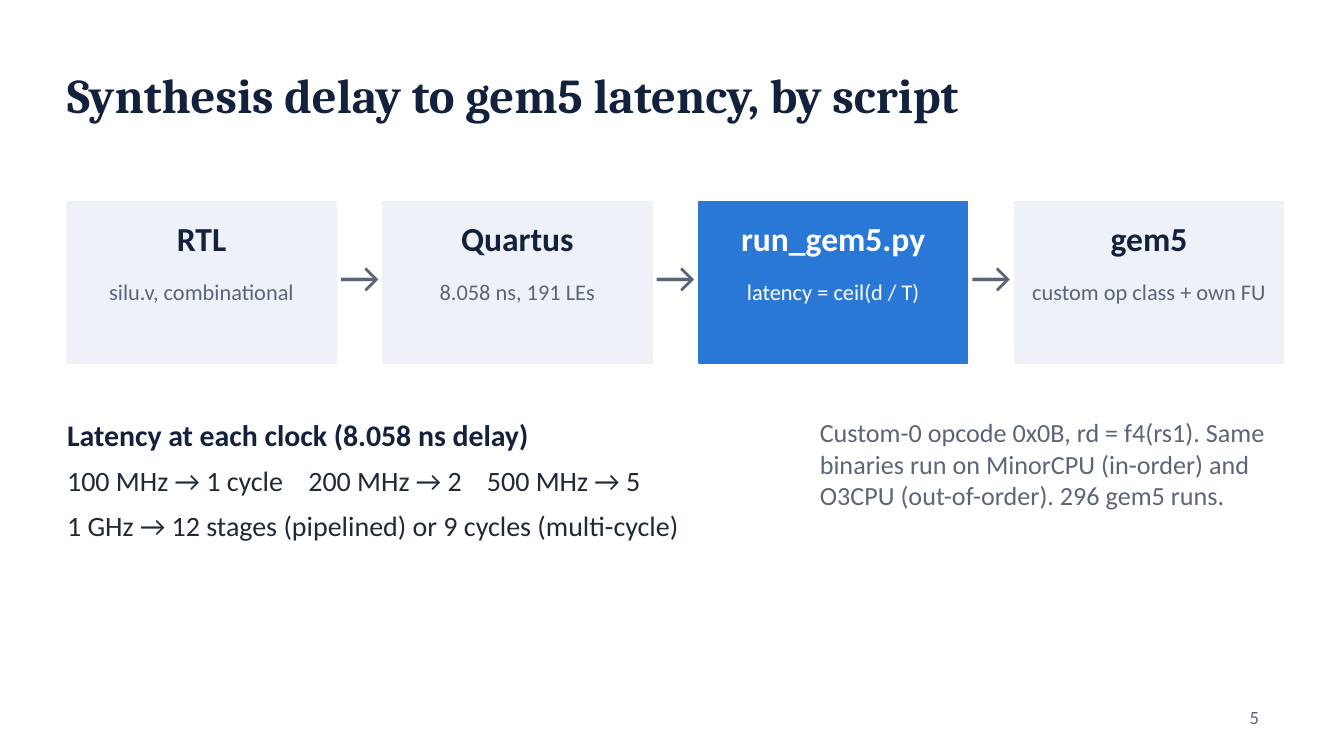
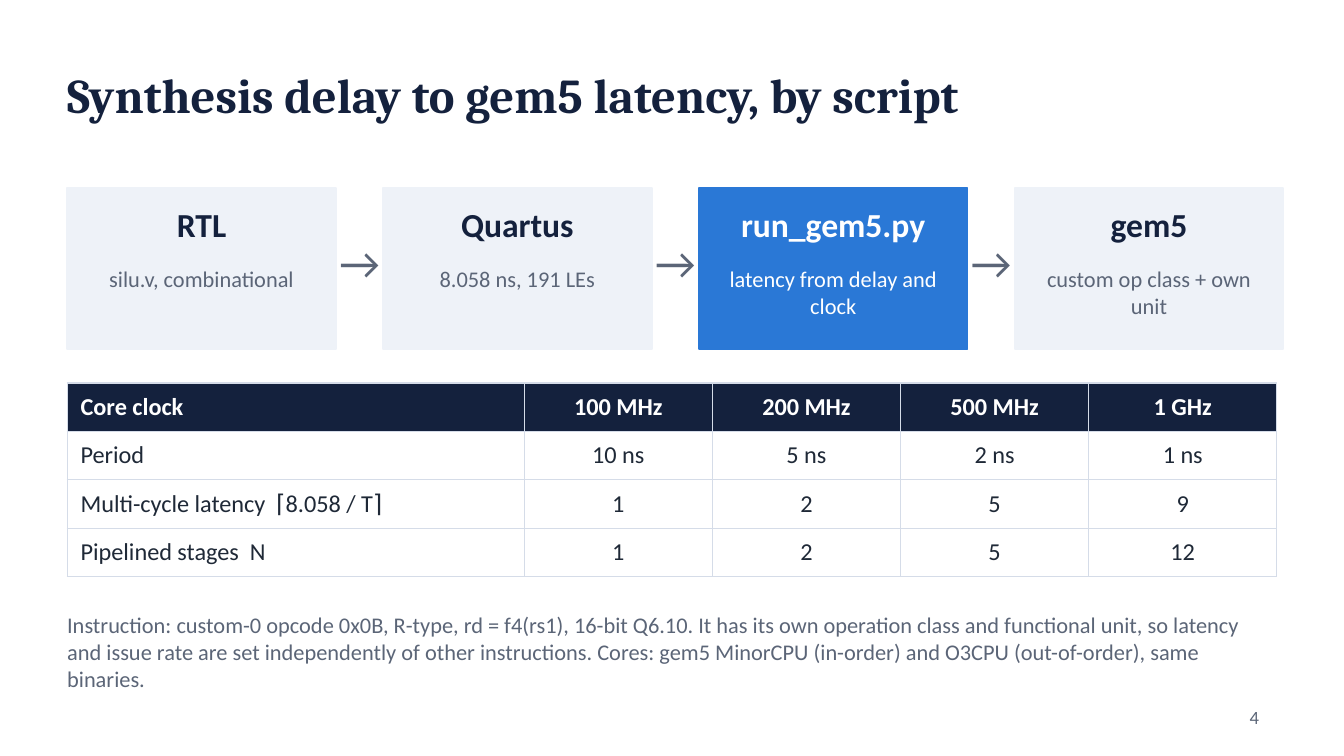
Before and after one commit to normie2099/SiLU-Architecture, a slide deck: slide 4 of results/slides/SiLU_class_presentation.pptx (slide 5 before the commit). Drawn at 1344x756 pixels with LibreOffice and Linux fonts; fonts in the diff are those of the drawing. Boxes give left, top, right and bottom in pixels: in the first picture for what was removed or moved away, otherwise in the second. Text is boxed around its words. In the diff, an @@ line names an element or a change of style, - is before the commit and + after.

```diff
--- a/results/slides/SiLU_class_presentation.pptx
+++ b/results/slides/SiLU_class_presentation.pptx
@@ 9 texts, 4 rectangles: place and size @@
-9 texts, 4 rectangles at [67,202,1284,363]
+9 texts, 4 rectangles at [67,188,1284,349]
@@ text at [730,271,936,314]: text changed @@
-latency = ceil(d / T)
+latency from delay and clock
@@ text at [1047,271,1250,314]: text changed @@
-custom op class + own FU
+custom op class + own unit
@@ table added at [67,383,1277,568], 4 rows, 5 columns @@
+Core clock | 100 MHz | 200 MHz | 500 MHz | 1 GHz
+Period | 10 ns | 5 ns | 2 ns | 1 ns
+Multi-cycle latency ⌈8.058 / T⌉ | 1 | 2 | 5 | 9
+Pipelined stages N | 1 | 2 | 5 | 12
@@ text removed at [67,424,678,541] @@
-Latency at each clock (8.058 ns delay)
-100 MHz → 1 cycle 200 MHz → 2 500 MHz → 5
-1 GHz → 12 stages (pipelined) or 9 cycles (multi-cycle)
@@ text at [67,617,1238,687]: text changed; size 14 to 12 pt @@
-Custom-0 opcode 0x0B, rd = f4(rs1). Same binaries run on MinorCPU (in-order) and O3CPU (out-of-order). 296 gem5 runs.
+Instruction: custom-0 opcode 0x0B, R-type, rd = f4(rs1), 16-bit Q6.10. It has its own operation class and functional unit, so latency and issue rate are set independently of other instructions. Cores: gem5 MinorCPU (in-order) and O3CPU (out-of-order), same binaries.
@@ page number at [1250,712,1259,724]: text changed @@
-5
+4
```
Also in this commit, not shown: 5 other slides changed, 13 slides added, 7 slides removed, 1 other file.
